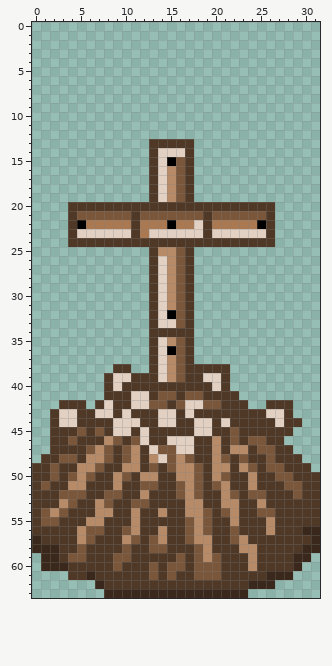
A pixel-art sprite gets an edit: Resources/Textures/_ShitChap/Structures/bonfire.rsi/bonfire.png. The picture above is the old version.
The file is 32x64 pixels.
The same view after the edit:
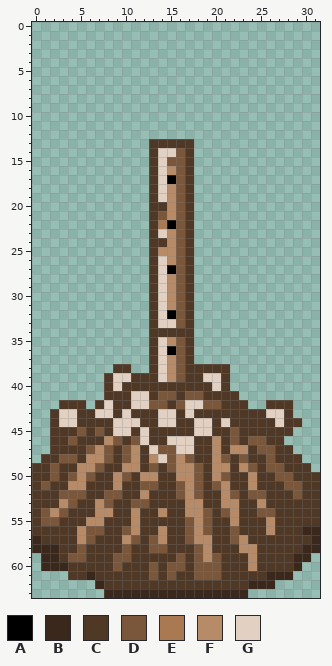
Palette (. is transparent): A #000000  B #39281b  C #4f3826  D #7a573a  E #aa7951  F #b78b67  G #e2d0c2
Changes in this commit:
y 14: x 16 G -> D
y 15: x 15 A -> D
y 17: x 15 F -> A
y 20: x 4..12 CCCCCCCCC -> .........; x 15..16 CC -> FD; x 18..26 CCCCCCCCC -> .........
y 21: x 4..13 CDDDDDDCDD -> .........C; x 15 D -> F; x 17..26 DDCDDDDDDC -> C.........
y 22: x 4..13 CAEEEEECEE -> .........C; x 16..26 EEGCEEEEEAC -> DC.........
y 23: x 4..13 CGGGGGGCEG -> .........C; x 15..26 GGGGCGGGGGGC -> FDC.........
y 24: x 4..12 CCCCCCCCC -> .........; x 15..16 CC -> FD; x 18..26 CCCCCCCCC -> .........
y 27: x 15 F -> A
Where, in picture pixels (left, top, right, bottom), the same in both pictures:
changed: (68, 148, 275, 274)
